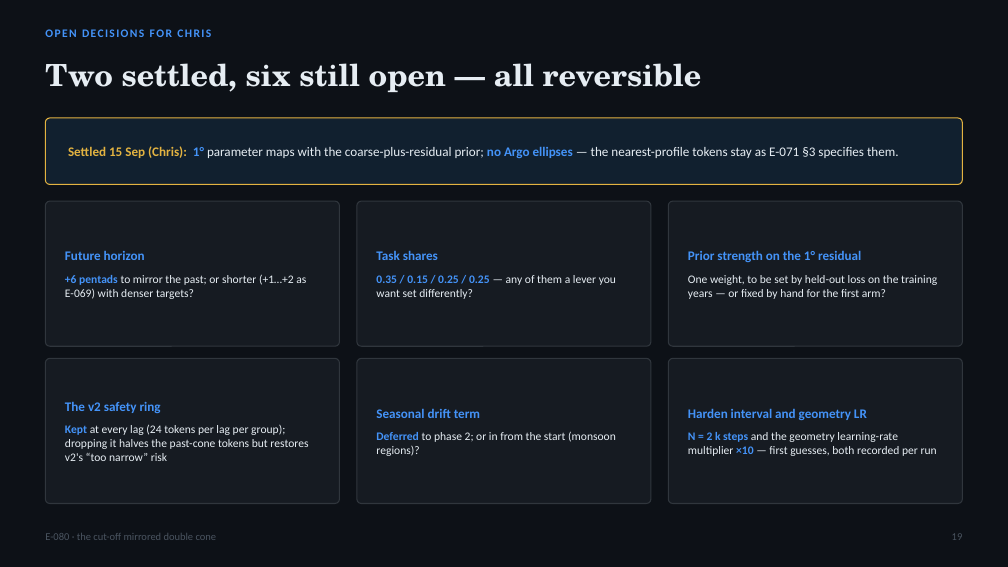
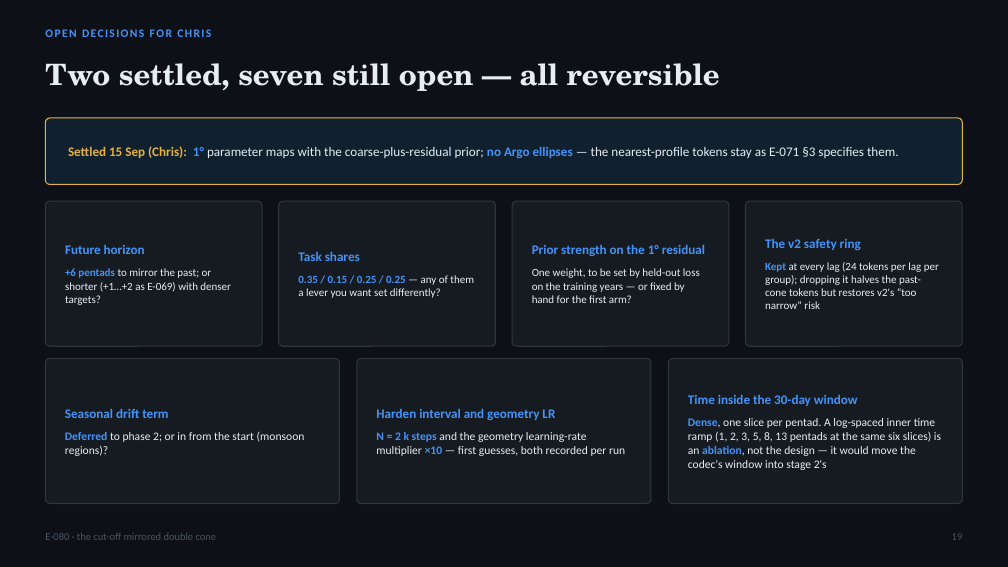
Before and after one commit to blauewelt/earth, a slide deck: slide 19 of ml/plans/E080_hourglass_cone_deck.pptx. Drawn at 1008x567 pixels with LibreOffice and Linux fonts; fonts in the diff are those of the drawing. Boxes give left, top, right and bottom in pixels: in the first picture for what was removed or moved away, otherwise in the second. Text is boxed around its words. In the diff, an @@ line names an element or a change of style, - is before the commit and + after.

```diff
--- a/ml/plans/E080_hourglass_cone_deck.pptx
+++ b/ml/plans/E080_hourglass_cone_deck.pptx
@@ text at [45,63,720,91]: text changed; size 29 to 28 pt @@
-Two settled, six still open — all reversible
+Two settled, seven still open — all reversible
@@ rounded rectangle: place and size @@
-rounded rectangle at [45,201,340,346]
+rounded rectangle at [45,201,262,346]
@@ rounded rectangle: place and size @@
-rounded rectangle at [357,201,651,346]
+rounded rectangle at [279,201,496,346]
@@ rounded rectangle added at [512,201,729,346], fill #161B22, outline #30363D 1 pt @@
@@ rounded rectangle: place and size @@
-rounded rectangle at [668,201,963,346]
+rounded rectangle at [746,201,963,346]
@@ text "Task shares": place and size @@
-text "Task shares" at [376,250,616,299]
+text "Task shares" at [298,251,474,298]
@@ text "Prior strength on the 1° ...": place and size @@
-text "Prior strength on the 1° ..." at [688,250,937,299]
+text "Prior strength on the 1° ..." at [532,244,705,303]
@@ text "The v2 safety ring": place and size @@
-text "The v2 safety ring" at [65,401,308,461]
+text "The v2 safety ring" at [765,238,939,309]
@@ text at [65,268,231,305]: size 11 to 10.5 pt in "+6 pentads to mirror the past; or ..." @@
@@ text at [532,268,700,303]: size 11 to 10.5 pt in "One weight, to be set by held-out ..." @@
@@ text at [765,262,939,309]: size 11 to 10.5 pt in "Kept at every lag (24 tokens per ..." @@
@@ text at [298,275,474,298]: size 11 to 10.5 pt in "0.35 / 0.15 / 0.25 / 0.25 ..." @@
@@ text "Seasonal drift term": place and size @@
-text "Seasonal drift term" at [376,408,616,456]
+text "Seasonal drift term" at [65,408,305,456]
@@ text "Harden interval and geometry LR": place and size @@
-text "Harden interval and geometry LR" at [688,408,937,456]
+text "Harden interval and geometry LR" at [376,408,625,456]
@@ text added at [688,394,941,470], 11 pt, text #E6EDF3 @@
+Time inside the 30-day window
+Dense, one slice per pentad. A log-spaced inner time ramp (1, 2, 3, 5, 8, 13 pentads at the same six slices) is an ablation, not the design — it would move the codec's window into stage 2's
```
Also in this commit, not shown: 6 other slides changed, 17 other files.
